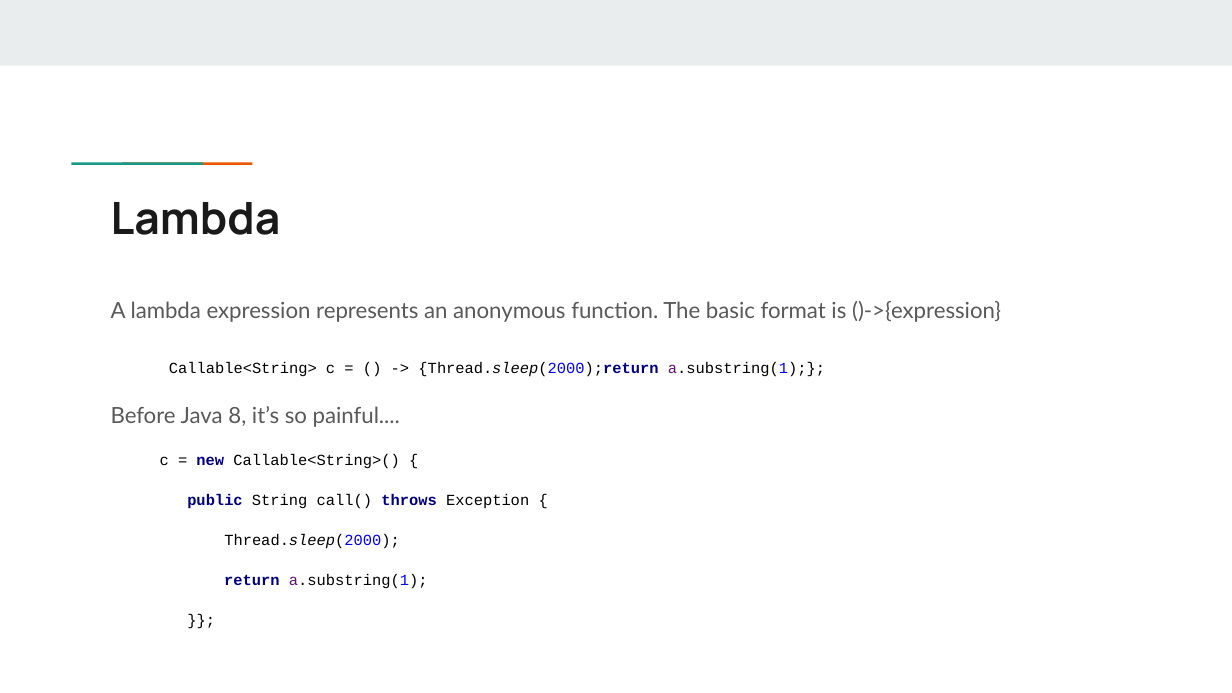
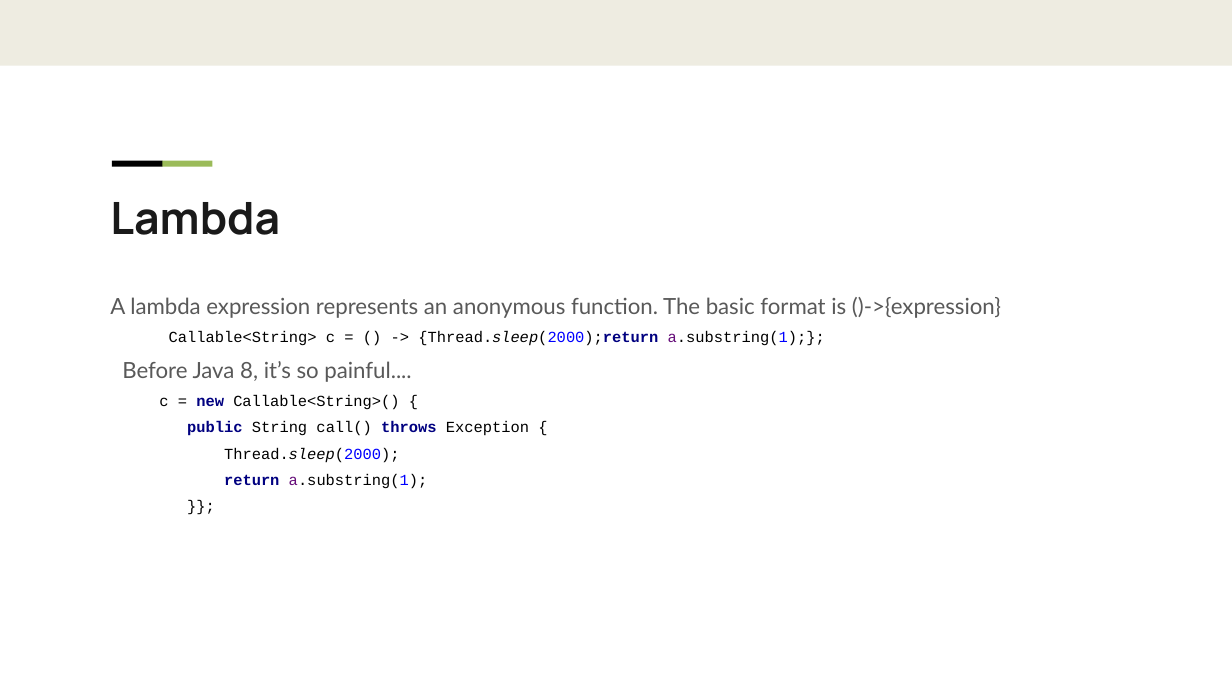
Before and after one commit to liangduo1993/javaee, a slide deck: slide 20 of JaveEE.pptx. Drawn at 1232x693 pixels with LibreOffice and Linux fonts; fonts in the diff are those of the drawing; background and template pictures are left out. Boxes give left, top, right and bottom in pixels: in the first picture for what was removed or moved away, otherwise in the second. Text is boxed around its words. In the diff, an @@ line names an element or a change of style, - is before the commit and + after.

```diff
--- a/JaveEE.pptx
+++ b/JaveEE.pptx
@@ rectangle at bbox=[112, 160, 163, 166]: fill #1A9988 to #000000 @@
@@ rectangle at bbox=[161, 160, 212, 166]: fill #EB5600 to #9BBB59 @@
@@ text "A lambda expression represents an ..." at bbox=[110, 297, 1001, 489]: highlight #FFFFFF to none in "Callable<String> c = () -> {Thread.sleep(2000);return a.subs ...", "c = new Callable<String>() {", "public String call() throws Exception {", "Thread.sleep(2000);" and 2 more places; line spacing 1.15 to 1; less space between paragraphs; line spacing 1.43 to 1.42 @@
```
Also in this commit, not shown: 20 other slides changed, 5 slides added, 4 slides removed, 1 other file.
